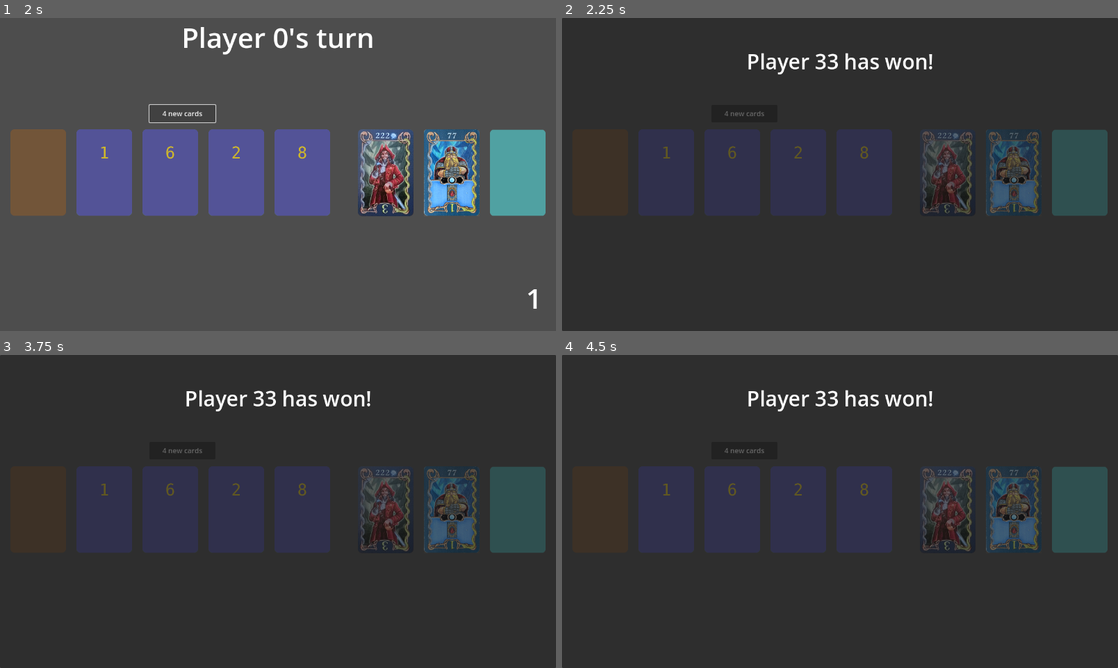
Above: before the commit, frames 1-4 (two rows, left to right).
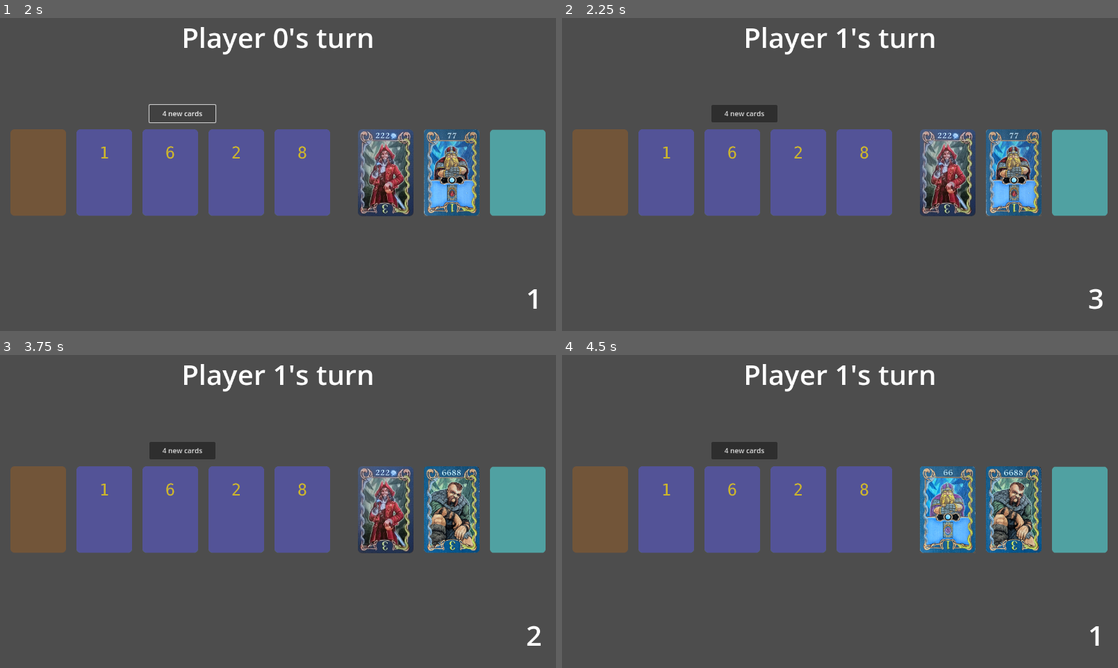
Above: after the commit, the same moments.

Repository: vbackeberg/game1
Game: Godot game, scene res://main.tscn
Two runs of this game, one before a commit and one after it. Both use one fixed random seed, a clock stepped at 60 frames per second and the inputs below.
Inputs (mouse positions are in pixels of both pictures, inside the frame that each line leads up to):
- Up to frame 1 (2 s): click "4 new cards" at 0.5 s; click "4 new cards" at 1.25 s
- Up to frame 2 (2.25 s): click (600, 171) at 2 s
- Up to frame 3 (3.75 s): click (517, 508) at 2.75 s; click (450, 508) at 3.5 s
- Up to frame 4 (4.5 s): click (945, 508) at 4.27 s

Frame 1 is identical in both runs. In frame 2, 99% of the frame differs, in the area x 0-100%, y 0-100%; in frame 3, 99%; in frame 4, 99%.
Error after the commit: Invalid call to function 'add_character' in base 'Node2D (player_area.gd)'. Expected 4 arguments. (res://middle_area.gd:76)

Commit message:
Fix: set starting victory points 0

Diff:
--- a/player_area.gd
+++ b/player_area.gd
@@ -28,7 +28,7 @@
 	charactersPlayed = []
 	visible = false
 	actionsLeft = 3
-	victoryPoints = 12
+	victoryPoints = 0
 	diamonds = 0
 
 	discardMode = false
